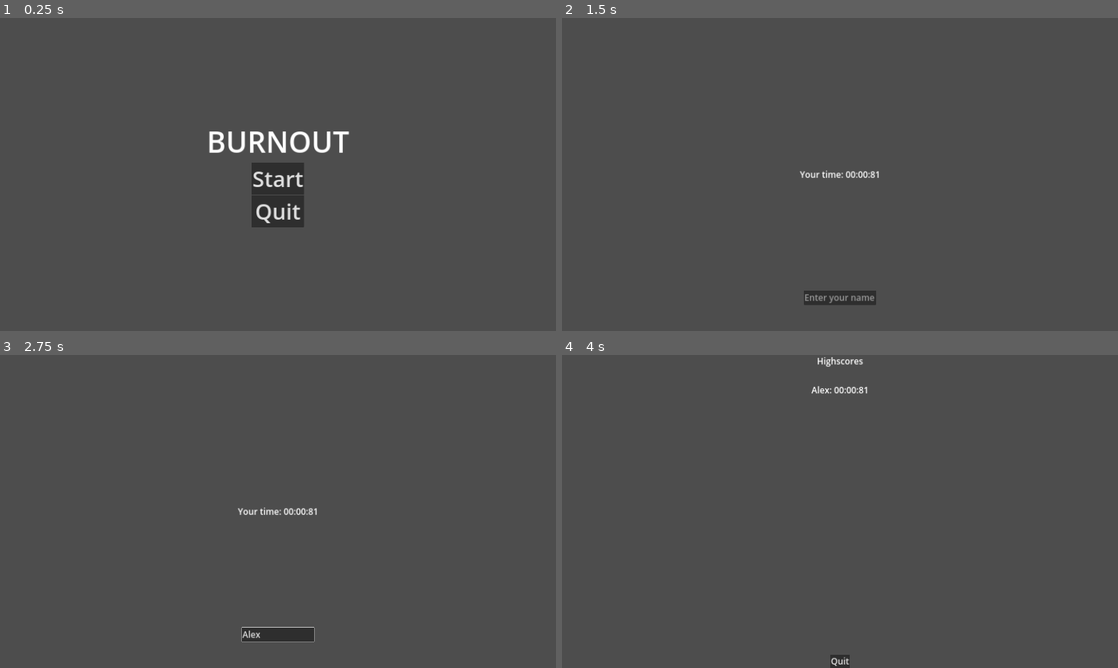
Above: before the commit, frames 1-4 (two rows, left to right).
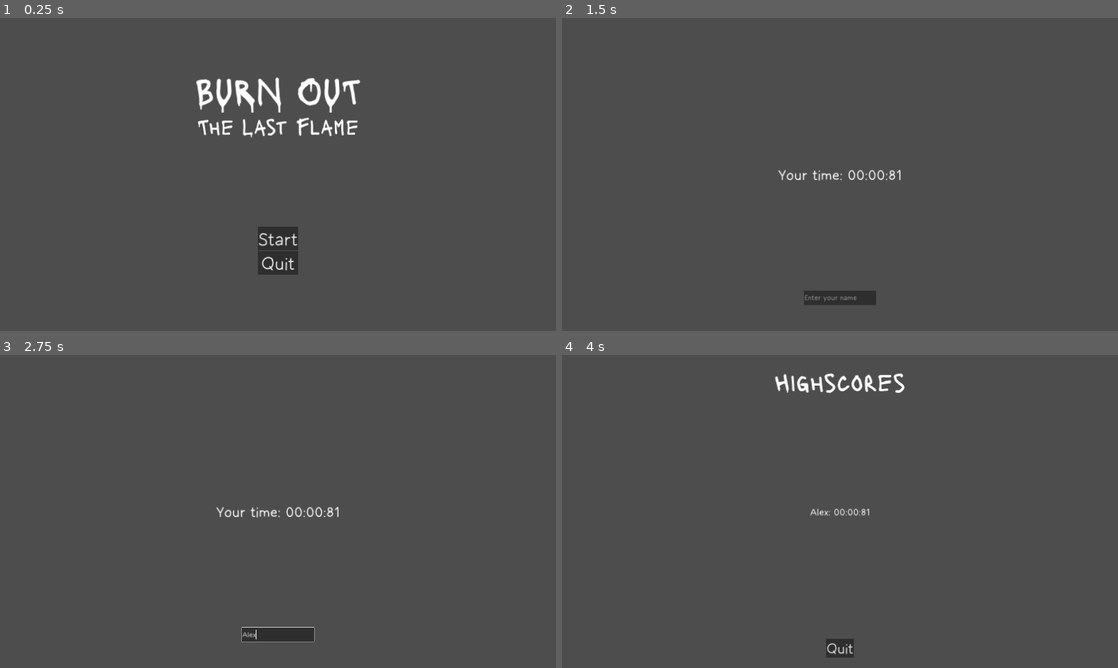
Above: after the commit, the same moments.

Repository: emil-judin/jam-burnout
Game: Godot game, scene res://scenes/ui/menu/MainMenu.tscn
Same seed, same stepped clock (60 frames per second), same inputs: the game is played once before the commit and once after it. The engine's default icon, where the game draws it, is replaced by a stand-in: a white triangle on a blue panel in a dark square.
Inputs (mouse positions are in pixels of both pictures, inside the frame that each line leads up to):
- Up to frame 1 (0.25 s): no input
- Up to frame 2 (1.5 s): click "Start" at 0.5 s; move the mouse to (962, 158) at 1.27 s; hold D (right) from 1.28 s (still down); tap / (-) at 1.35 s
- Up to frame 3 (2.75 s): release D (right) at 2 s; click (278, 633) at 2.02 s; type "Alex" at 2.1 s
- Up to frame 4 (4 s): tap Enter at 2.75 s; move the mouse to (728, 527) at 2.77 s; hold S (down) 2.78-3.53 s; tap ] (+) at 2.85 s; tap / (-) at 3.05, 3.6 s; tap Space at 3.5 s; move the mouse to (895, 442) at 3.52 s; hold D (right) from 3.53 s (still down)

The runs differ from the first frame. In frame 1, 5.2% of the frame differs, in the area x 35-65%, y 18-82%; in frame 2, 0.5%; in frame 3, 0.4%; in frame 4, 1.3%.
Error after the commit: Invalid assignment of property or key 'max_value' with value of type 'float' on a base object of type 'Nil'. (res://scripts/ui.gd:10)

Commit message:
fonts added and implemnted. Updated mainmenu score and endscreen

Diff:
--- a/burnout/scenes/game/EndScreen.tscn
+++ b/burnout/scenes/game/EndScreen.tscn
@@ -1,6 +1,7 @@
-[gd_scene load_steps=2 format=3 uid="uid://8glv3smcnqt3"]
+[gd_scene load_steps=3 format=3 uid="uid://8glv3smcnqt3"]
 
 [ext_resource type="Script" path="res://scripts/end_screen.gd" id="1_vv31f"]
+[ext_resource type="FontFile" uid="uid://dkm8unjw64txc" path="res://assets/fonts/morning_breeze/MorningBreeze-Light.otf" id="2_sf441"]
 
 [node name="EndScreen" type="Control"]
 layout_mode = 3
@@ -24,7 +25,8 @@
 offset_bottom = 11.5
 grow_horizontal = 2
 grow_vertical = 2
-theme_override_font_sizes/font_size = 60
+theme_override_fonts/font = ExtResource("2_sf441")
+theme_override_font_sizes/font_size = 120
 text = "Your time:"
 
 [node name="NameInput" type="LineEdit" parent="."]
@@ -40,7 +42,9 @@
 offset_bottom = -180.0
 grow_horizontal = 2
 grow_vertical = 0
+theme_override_fonts/font = ExtResource("2_sf441")
 theme_override_font_sizes/font_size = 60
 placeholder_text = "Enter your name"
+max_length = 16
 
 [connection signal="text_submitted" from="NameInput" to="." method="_on_name_input_text_submitted"]
--- a/burnout/scenes/game/HighscoreBoard.tscn
+++ b/burnout/scenes/game/HighscoreBoard.tscn
@@ -1,8 +1,10 @@
-[gd_scene load_steps=2 format=3 uid="uid://usykfk7ha5rg"]
+[gd_scene load_steps=4 format=3 uid="uid://usykfk7ha5rg"]
 
 [ext_resource type="Script" path="res://scripts/Scoreboard.gd" id="1_si6lw"]
+[ext_resource type="FontFile" uid="uid://buqhriudoc8ou" path="res://assets/fonts/Lacquer-Regular.ttf" id="2_mh3u6"]
+[ext_resource type="FontFile" uid="uid://dkm8unjw64txc" path="res://assets/fonts/morning_breeze/MorningBreeze-Light.otf" id="2_owhxi"]
 
-[node name="HighscoreBoard" type="Control"]
+[node name="HighscoreBoard" type="Control" node_paths=PackedStringArray("highscore_display")]
 layout_mode = 3
 anchors_preset = 15
 anchor_right = 1.0
@@ -10,48 +12,56 @@
 grow_horizontal = 2
 grow_vertical = 2
 script = ExtResource("1_si6lw")
+highscore_display = NodePath("MarginContainer/VBoxContainer/MarginContainer/ScrollContainer/HighscoreDisplay")
 metadata/_edit_use_anchors_ = true
 
-[node name="HighscoreText" type="Label" parent="."]
+[node name="MarginContainer" type="MarginContainer" parent="."]
 layout_mode = 1
-anchors_preset = 5
-anchor_left = 0.5
-anchor_right = 0.5
-offset_left = -20.0
-offset_right = 20.0
-offset_bottom = 83.0
+anchors_preset = 15
+anchor_right = 1.0
+anchor_bottom = 1.0
 grow_horizontal = 2
-theme_override_font_sizes/font_size = 60
+grow_vertical = 2
+theme_override_constants/margin_top = 70
+theme_override_constants/margin_bottom = 70
+
+[node name="VBoxContainer" type="VBoxContainer" parent="MarginContainer"]
+layout_mode = 2
+
+[node name="HighscoreText" type="Label" parent="MarginContainer/VBoxContainer"]
+layout_mode = 2
+size_flags_horizontal = 4
+size_flags_vertical = 2
+theme_override_fonts/font = ExtResource("2_mh3u6")
+theme_override_font_sizes/font_size = 180
 text = "Highscores"
 horizontal_alignment = 1
 
-[node name="HighscoreDisplay" type="Label" parent="."]
-layout_mode = 1
-anchors_preset = 5
-anchor_left = 0.5
-anchor_right = 0.5
-offset_left = -20.0
-offset_top = 200.0
-offset_right = 20.0
-offset_bottom = 283.0
-grow_horizontal = 2
-theme_override_font_sizes/font_size = 60
+[node name="MarginContainer" type="MarginContainer" parent="MarginContainer/VBoxContainer"]
+layout_mode = 2
+size_flags_vertical = 3
+theme_override_constants/margin_left = 800
+theme_override_constants/margin_right = 800
+
+[node name="ScrollContainer" type="ScrollContainer" parent="MarginContainer/VBoxContainer/MarginContainer"]
+layout_mode = 2
+size_flags_vertical = 3
+
+[node name="HighscoreDisplay" type="Label" parent="MarginContainer/VBoxContainer/MarginContainer/ScrollContainer"]
+layout_mode = 2
+size_flags_horizontal = 6
+size_flags_vertical = 6
+theme_override_fonts/font = ExtResource("2_owhxi")
+theme_override_font_sizes/font_size = 80
 text = "Display"
 horizontal_alignment = 1
 
-[node name="QuitButton" type="Button" parent="."]
-layout_mode = 1
-anchors_preset = 7
-anchor_left = 0.5
-anchor_top = 1.0
-anchor_right = 0.5
-anchor_bottom = 1.0
-offset_left = -67.0
-offset_top = -91.0
-offset_right = 67.0
-grow_horizontal = 2
-grow_vertical = 0
-theme_override_font_sizes/font_size = 60
+[node name="QuitButton" type="Button" parent="MarginContainer/VBoxContainer"]
+layout_mode = 2
+size_flags_horizontal = 4
+size_flags_vertical = 10
+theme_override_fonts/font = ExtResource("2_owhxi")
+theme_override_font_sizes/font_size = 120
 text = "Quit"
 
-[connection signal="pressed" from="QuitButton" to="." method="_on_quit_pressed"]
+[connection signal="pressed" from="MarginContainer/VBoxContainer/QuitButton" to="." method="_on_quit_pressed"]
--- a/burnout/scenes/game/TestSceneMovement.tscn
+++ b/burnout/scenes/game/TestSceneMovement.tscn
@@ -83,7 +83,7 @@
 
 [node name="Ground2" type="Sprite2D" parent="."]
 z_index = -100
-position = Vector2(2893, 537)
+position = Vector2(2873, 560)
 texture = ExtResource("3_jwyg5")
 
 [node name="EnemyManager" parent="." node_paths=PackedStringArray("player", "enemy_spawn_points") instance=ExtResource("3_qnb4v")]
--- a/burnout/scenes/ui/menu/MainMenu.tscn
+++ b/burnout/scenes/ui/menu/MainMenu.tscn
@@ -1,6 +1,8 @@
-[gd_scene load_steps=2 format=3 uid="uid://fue3k8fdh75p"]
+[gd_scene load_steps=4 format=3 uid="uid://fue3k8fdh75p"]
 
 [ext_resource type="Script" path="res://scripts/main_menu.gd" id="1_xm6ub"]
+[ext_resource type="FontFile" uid="uid://buqhriudoc8ou" path="res://assets/fonts/Lacquer-Regular.ttf" id="2_357cy"]
+[ext_resource type="FontFile" uid="uid://dkm8unjw64txc" path="res://assets/fonts/morning_breeze/MorningBreeze-Light.otf" id="3_tov7v"]
 
 [node name="MainMenu" type="Control"]
 layout_mode = 3
@@ -19,33 +21,56 @@
 anchor_bottom = 1.0
 grow_horizontal = 2
 grow_vertical = 2
+theme_override_constants/margin_left = 50
+theme_override_constants/margin_top = 90
+theme_override_constants/margin_right = 50
+theme_override_constants/margin_bottom = 50
 
 [node name="VBoxContainer" type="VBoxContainer" parent="MarginContainer"]
 layout_mode = 2
-size_flags_horizontal = 4
-size_flags_vertical = 4
-
-[node name="RichTextLabel" type="RichTextLabel" parent="MarginContainer/VBoxContainer"]
-layout_mode = 2
-size_flags_vertical = 4
-theme_override_font_sizes/normal_font_size = 200
-text = "BURNOUT"
-fit_content = true
-autowrap_mode = 0
 
 [node name="VBoxContainer" type="VBoxContainer" parent="MarginContainer/VBoxContainer"]
 layout_mode = 2
 size_flags_horizontal = 4
+size_flags_vertical = 6
 
-[node name="StartButton" type="Button" parent="MarginContainer/VBoxContainer/VBoxContainer"]
+[node name="RichTextLabel" type="RichTextLabel" parent="MarginContainer/VBoxContainer/VBoxContainer"]
 layout_mode = 2
+size_flags_horizontal = 4
+size_flags_vertical = 6
+theme_override_fonts/normal_font = ExtResource("2_357cy")
+theme_override_font_sizes/normal_font_size = 250
+text = "BURN OUT"
+fit_content = true
+autowrap_mode = 0
+
+[node name="Label" type="Label" parent="MarginContainer/VBoxContainer/VBoxContainer"]
+layout_mode = 2
+size_flags_horizontal = 4
+size_flags_vertical = 6
+theme_override_fonts/font = ExtResource("2_357cy")
+theme_override_font_sizes/font_size = 150
+text = "The Last Flame
+"
+horizontal_alignment = 1
+
+[node name="VBoxContainer2" type="VBoxContainer" parent="MarginContainer/VBoxContainer"]
+layout_mode = 2
+size_flags_horizontal = 4
+size_flags_vertical = 6
+
+[node name="StartButton" type="Button" parent="MarginContainer/VBoxContainer/VBoxContainer2"]
+layout_mode = 2
+size_flags_horizontal = 4
+theme_override_fonts/font = ExtResource("3_tov7v")
 theme_override_font_sizes/font_size = 150
 text = "Start"
 
-[node name="QuitButton" type="Button" parent="MarginContainer/VBoxContainer/VBoxContainer"]
+[node name="QuitButton" type="Button" parent="MarginContainer/VBoxContainer/VBoxContainer2"]
 layout_mode = 2
+theme_override_fonts/font = ExtResource("3_tov7v")
 theme_override_font_sizes/font_size = 150
 text = "Quit"
 
-[connection signal="pressed" from="MarginContainer/VBoxContainer/VBoxContainer/StartButton" to="." method="_on_start_button_clicked"]
-[connection signal="pressed" from="MarginContainer/VBoxContainer/VBoxContainer/QuitButton" to="." method="_on_quit_button_clicked"]
+[connection signal="pressed" from="MarginContainer/VBoxContainer/VBoxContainer2/StartButton" to="." method="_on_start_button_clicked"]
+[connection signal="pressed" from="MarginContainer/VBoxContainer/VBoxContainer2/QuitButton" to="." method="_on_quit_button_clicked"]
--- a/burnout/scripts/Scoreboard.gd
+++ b/burnout/scripts/Scoreboard.gd
@@ -9,7 +9,7 @@
 var highscore_list: ScoreList = ScoreList.new() # neue ScoreList wird Erzeugt
 
 
-@onready var highscore_display: Label = $HighscoreDisplay
+@export var highscore_display: Label
 
 
 func _ready():
@@ -26,7 +26,7 @@
 
 # Updatet die Darstellung der Highscoreliste
 func update_highscore_display():
-	print("test1")
+
 	# Stellt sicher das das display leer ist.
 	highscore_display.text = ""
 
--- a/burnout/scripts/ui.gd
+++ b/burnout/scripts/ui.gd
@@ -4,7 +4,7 @@
 static var game_start_time = Time.get_ticks_msec()
 
 @export var countdown_label: RichTextLabel
-@export var progress_bar: ProgressBar
+@export var progress_bar: TextureProgressBar
 
 func initialize_health_ui(start_health_time: float, max_health_time: float):
 	progress_bar.max_value = max_health_time
Not shown, added: burnout/assets/fonts/Halogen.ttf.import
Binary file added: burnout/assets/fonts/Lacquer-Regular.ttf
Not shown, added: burnout/assets/fonts/Lacquer-Regular.ttf.import
Binary file added: burnout/assets/fonts/morning_breeze/MorningBreeze-Bold.otf
Not shown, added: burnout/assets/fonts/morning_breeze/MorningBreeze-Bold.otf.import
Binary file added: burnout/assets/fonts/morning_breeze/MorningBreeze-Italic.otf
Not shown, added: burnout/assets/fonts/morning_breeze/MorningBreeze-Italic.otf.import
Binary file added: burnout/assets/fonts/morning_breeze/MorningBreeze-Light.otf
Not shown, added: burnout/assets/fonts/morning_breeze/MorningBreeze-Light.otf.import
Binary file added: burnout/assets/fonts/morning_breeze/MorningBreeze.otf
Not shown, added: burnout/assets/fonts/morning_breeze/MorningBreeze.otf.import
Not shown, added: burnout/assets/fonts/morning_breeze/readme.txt
(and 3 more such lines)
